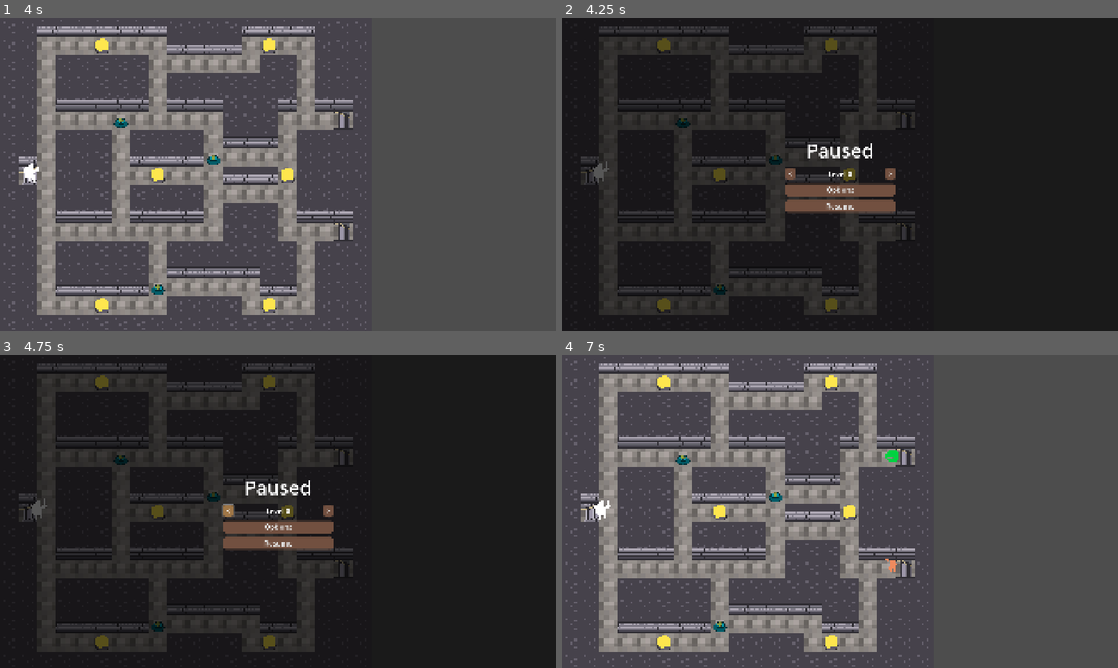
Above: before the commit, frames 1-4 (two rows, left to right).
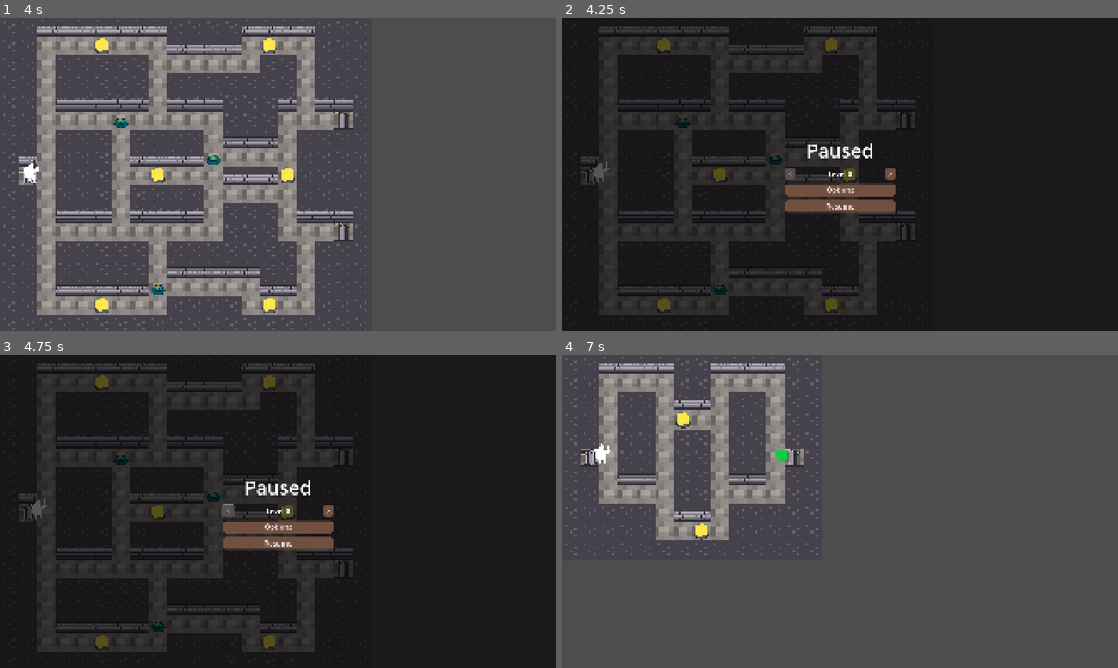
Above: after the commit, the same moments.

Repository: NunoDasNeves/igc-jam-godot-template
Game: Godot game, scene res://main.tscn
Same seed, same stepped clock (60 frames per second), same inputs: the game is played once before the commit and once after it.
Inputs (mouse positions are in pixels of both pictures, inside the frame that each line leads up to):
- Up to frame 1 (4 s): tap Enter at 0.5, 2.75 s; hold D (Right) 0.53-1.28 s; hold R 0.53-1.28 s; tap Space at 1.25 s; hold S (Down) 1.28-2.03 s; tap Z (Attack) at 1.35 s; tap R at 1.55, 2.85, 3.8 s; hold D (Right) 2.03-2.78 s; hold R 2.03-2.78 s; tap X (Interact) at 2.1 s; hold W (Up) 2.78-3.53 s; hold A (Left) from 3.53 s (still down); hold K from 3.53 s (still down)
- Up to frame 2 (4.25 s): keep holding A (Left); keep holding K; tap Escape at 4.15 s
- Up to frame 3 (4.75 s): release A (Left) at 4.25 s; release K at 4.25 s; click (227, 511) at 4.25 s, where only the run before the commit has a clickable "<"
- Up to frame 4 (7 s): click ">" at 5 s; click "Resume" at 5.75 s; hold A (Left) from 6.53 s (still down); tap R at 6.6 s

Frame 1 is identical in both runs. In frame 2, less than 0.1% of the frame differs, in the area x 40-42%, y 48-52%; in frame 3, less than 0.1%; in frame 4, 28%, in the area x 0-66%, y 0-100%.

Commit message:
wire up level-changing from the pause menu. Also add global.gd for global refs to main and world

Diff:
--- a/events.gd
+++ b/events.gd
@@ -2,3 +2,6 @@
 
 signal entity_collected(entity: Entity)
 signal char_killed(entity: Entity)
+
+signal relative_level_selected(rel_index: int) # relative index (+1 or -1)
+signal level_changed(index: int)
--- /dev/null
+++ b/global.gd
@@ -0,0 +1,4 @@
+extends Node
+
+var main: Main
+var world: World
--- a/main.gd
+++ b/main.gd
@@ -1,6 +1,6 @@
-extends Node
+class_name Main extends Node
 
 @onready var pause_menu = $UI/PauseMenu
 
-func _ready() -> void:
-	pass
+func _enter_tree() -> void:
+	Global.main = self
--- a/project.godot
+++ b/project.godot
@@ -23,6 +23,7 @@
 Audio="*res://audio/audio.gd"
 Events="*res://events.gd"
 Util="*res://util.gd"
+Global="*res://global.gd"
 
 [display]
 
--- a/ui/pause_menu.gd
+++ b/ui/pause_menu.gd
@@ -6,13 +6,26 @@
 @onready var options = $Options
 @onready var options_back_button = $Options/VBoxContainer/BackButton
 
+@onready var level_prev_button: Button = $Main/VBoxContainer/LevelSelectContainer/PrevButton
+@onready var level_label: Label = $Main/VBoxContainer/LevelSelectContainer/LevelLabel
+@onready var level_next_button: Button = $Main/VBoxContainer/LevelSelectContainer/NextButton
+
 enum State {MAIN, OPTIONS}
 var state: State = State.MAIN
 
 func _ready() -> void:
+	hide()
 	main_resume_button.connect("button_down", func (): set_paused(false))
 	main_options_button.connect("button_down", func (): set_state(State.OPTIONS))
 	options_back_button.connect("button_down", func(): set_state(State.MAIN))
+	level_prev_button.connect("button_down", func(): Events.relative_level_selected.emit(-1))
+	level_next_button.connect("button_down", func(): Events.relative_level_selected.emit(1))
+	Events.level_changed.connect(level_select_update)
+
+func level_select_update(index: int):
+	level_label.text = "Level %s" % index
+	level_prev_button.disabled = index <= 0
+	level_next_button.disabled = index >= Global.world.levels.size() - 1
 
 func set_state(val: State) -> void:
 	main.hide()
--- a/ui/pause_menu.tscn
+++ b/ui/pause_menu.tscn
@@ -39,21 +39,21 @@
 text = "Paused"
 horizontal_alignment = 1
 
-[node name="HBoxContainer" type="HBoxContainer" parent="Main/VBoxContainer"]
+[node name="LevelSelectContainer" type="HBoxContainer" parent="Main/VBoxContainer"]
 layout_mode = 2
 alignment = 1
 
-[node name="PrevButton" type="Button" parent="Main/VBoxContainer/HBoxContainer"]
+[node name="PrevButton" type="Button" parent="Main/VBoxContainer/LevelSelectContainer"]
 layout_mode = 2
 text = "<"
 
-[node name="LevelLabel" type="Label" parent="Main/VBoxContainer/HBoxContainer"]
+[node name="LevelLabel" type="Label" parent="Main/VBoxContainer/LevelSelectContainer"]
 layout_mode = 2
 size_flags_horizontal = 3
 text = "Level 0"
 horizontal_alignment = 1
 
-[node name="NextButton" type="Button" parent="Main/VBoxContainer/HBoxContainer"]
+[node name="NextButton" type="Button" parent="Main/VBoxContainer/LevelSelectContainer"]
 layout_mode = 2
 text = ">"
 
--- a/world.gd
+++ b/world.gd
@@ -1,4 +1,4 @@
-extends Node2D
+class_name World extends Node2D
 
 const chest_scene = preload("res://entities/chest/chest.tscn")
 const sight_orb_scene = preload("res://entities/sight_orb/sight_orb.tscn")
@@ -24,29 +24,53 @@
 var spawn_queue: Array[QueuedSpawn]
 
 func load_level(_level_scene: PackedScene):
+	# we have to clear *all* the state that will affect the loaded level!
+	spawn_queue.clear()
 	Util.remove_all_children(entities_container)
 	if level:
 		level.queue_free()
+
+	# ok now create the level
 	level = _level_scene.instantiate()
 	add_child(level)
+	# level should be first child (rn because of drawing order though could use fixed Z)
 	move_child(level, 0)
-	call_deferred("do_level_initial_spawn")
-
-func do_level_initial_spawn():
+
+	# initial spawning
 	for chest_spawner: SpawnPoint in level.chest_spawn_points:
 		chest_spawner.queue_spawn(chest_scene, entities_container)
 	for sight_orb_spawner: SpawnPoint in level.sight_orb_spawn_points:
 		sight_orb_spawner.queue_spawn(sight_orb_scene, entities_container)
+
 	queue_spawn(mimic_scene, "monster")
 	for _i in range(level.max_monsters):
 		queue_spawn(demon_scene, "monster")
 	for _i in range(level.max_heroes):
 		queue_spawn(hero_scene, "hero")
 
+func _enter_tree() -> void:
+	Global.world = self
+
 func _ready() -> void:
 	Events.entity_collected.connect(trigger_collectible_respawn)
 	Events.char_killed.connect(trigger_char_respawn)
-	call_deferred("load_level", levels[curr_level_idx])
+	Events.relative_level_selected.connect(change_level_rel)
+	change_level(curr_level_idx)
+
+func _change_level_deferred(index: int):
+	curr_level_idx = index
+	Events.level_changed.emit(index)
+	print("loading level %s" % index)
+	load_level(levels[index])
+
+func change_level(index: int):
+	# this must be deferred because we could be in _ready() and not
+	# everything is hooked up yet, or elsewhere in the frame..
+	call_deferred("_change_level_deferred", index)
+
+func change_level_rel(rel_index: int):
+	var new_index = clampi(curr_level_idx + rel_index, 0, levels.size() - 1)
+	change_level(new_index)
 
 func _process(_delta: float) -> void:
 	pass
@@ -135,6 +159,7 @@
 				break
 		# done with this queued spawn; take it out of the list
 		if succeeded:
+			#print("spawned %s" % queued.spawn_point_name)
 			# swap remove
 			spawn_queue[i] = spawn_queue[spawn_queue.size() - 1]
 			spawn_queue.pop_back()
@@ -181,4 +206,4 @@
 			monsters[0].queue_free()
 			Events.char_killed.emit(monsters[0])
 	if Input.is_key_pressed(KEY_R):
-		call_deferred("load_level", levels[curr_level_idx])
+		change_level(curr_level_idx)
Not shown, added: global.gd.uid
